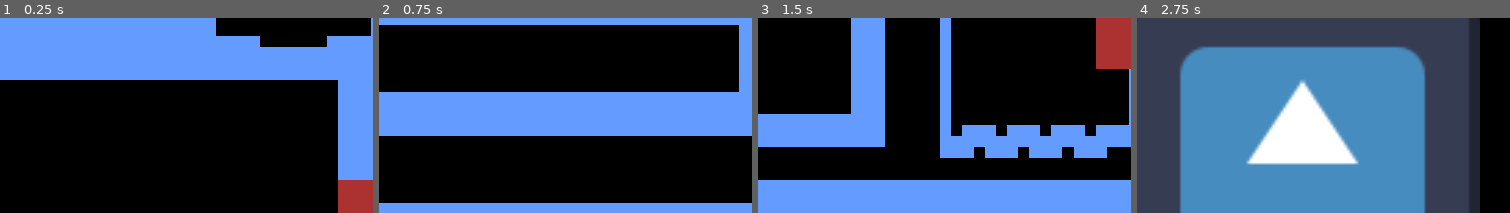
Above: before the commit, frames 1-4 (left to right).
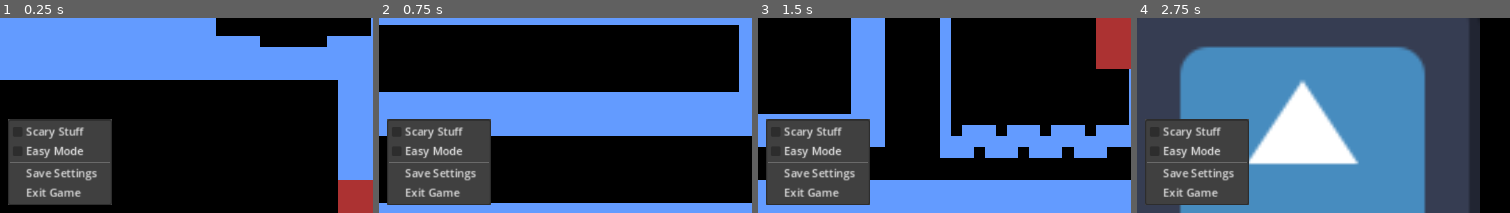
Above: after the commit, the same moments.

Repository: kirby-b/Mouse-Maze-Godot
Game: Godot game, scene res://scenes/lvl_1.tscn
Two runs of this game, one before a commit and one after it. Both use one fixed random seed, a clock stepped at 60 frames per second and the inputs below. The engine's default icon, where the game draws it, is replaced by a stand-in: a white triangle on a blue panel in a dark square.
Inputs (mouse positions are % of the whole screen's width and height, from its top left):
- Up to frame 1 (0.25 s): no input
- Up to frame 2 (0.75 s): tap Enter at 0.5 s; move the mouse to (93, 69) at 0.52 s
- Up to frame 3 (1.5 s): tap Space at 1.25 s; move the mouse to (8, 13) at 1.27 s
- Up to frame 4 (2.75 s): tap Enter at 2 s; move the mouse to (79, 47) at 2.02 s
The pictures show only the part of the screen within x 43-93%, y 17-67%; the shares and areas given below are measured in that part.

The runs differ from the first frame. In frame 1, 12% of the frame differs, in the area x 2-31%, y 51-96%; in frame 2, 12%; in frame 3, 12%; in frame 4, 9.4%.

Commit message:
Name change for the settings I just made
They are now specified as in game settings

Diff:
--- a/project.godot
+++ b/project.godot
@@ -20,7 +20,7 @@
 Events="*res://scripts/Events.gd"
 ScreenPlayer="*res://scenes/screen_player.tscn"
 GlobalVars="*res://scripts/GlobalVars.gd"
-Settings="*res://scenes/Settings.tscn"
+Settings="*res://scenes/in_game_settings.tscn"
 
 [display]
 
--- a/scenes/Settings.tscn
+++ b/scenes/in_game_settings.tscn
@@ -1,11 +1,12 @@
 [gd_scene load_steps=2 format=3 uid="uid://bw6jch335mhnl"]
 
-[ext_resource type="Script" path="res://scripts/Settings.gd" id="1_t2vfa"]
+[ext_resource type="Script" path="res://scripts/Settings.gd" id="1_fwoil"]
 
 [node name="Settings" type="PopupMenu"]
 title = "Settings"
 initial_position = 1
 size = Vector2i(150, 120)
+visible = true
 always_on_top = true
 hide_on_item_selection = false
 hide_on_checkable_item_selection = false
Not shown: 1 places in scenes/in_game_settings.tscn that only renumber resources
